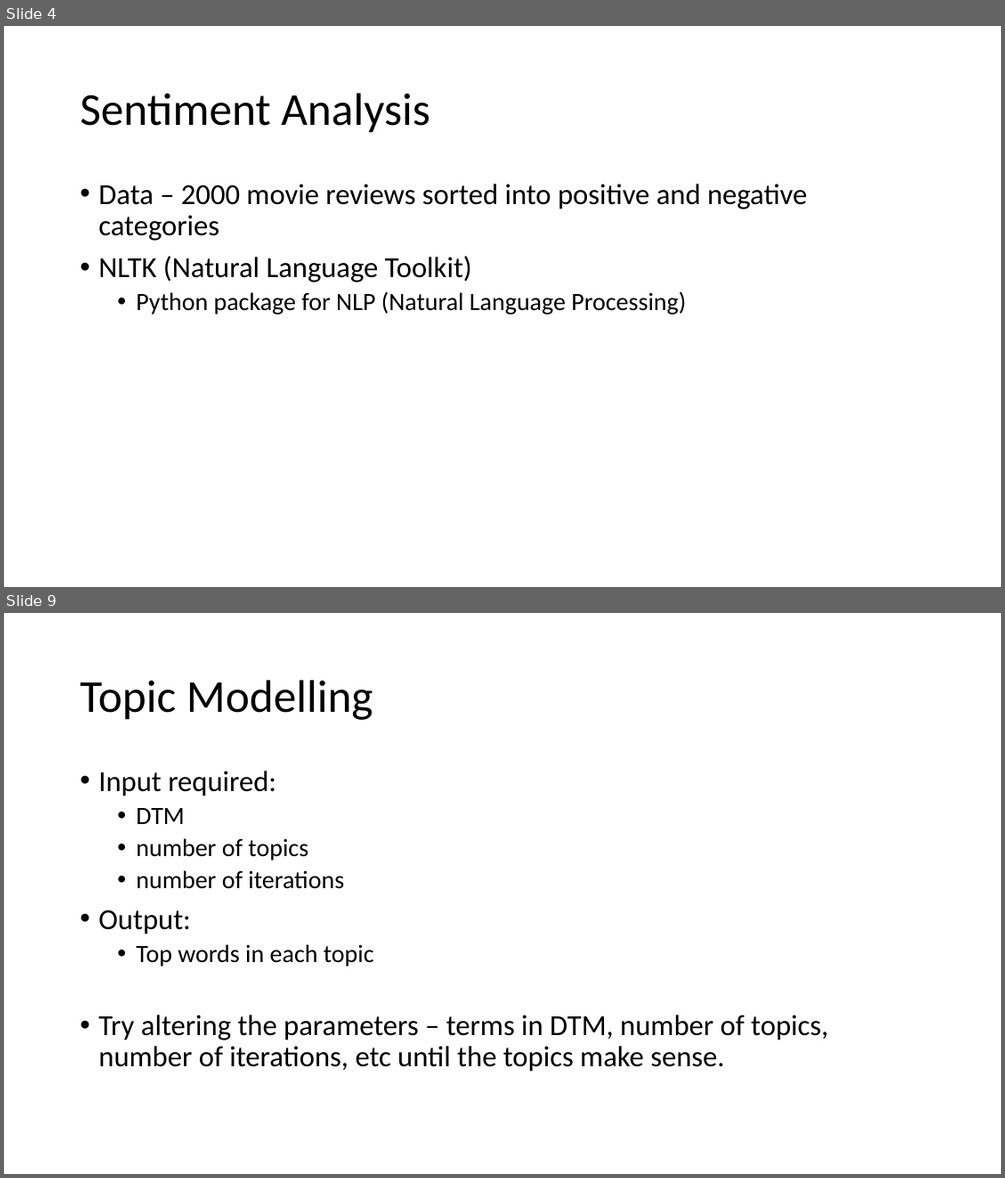
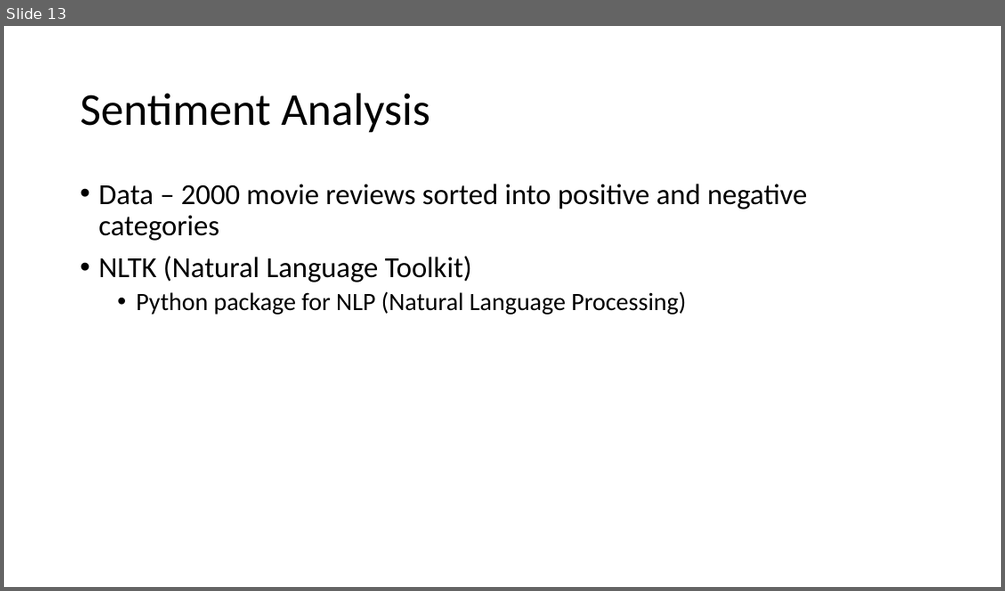
Before and after one commit to theresa-leehq/text-analysis-draft, a slide deck: Text Analysis in Python.pptx. Shown one above the other, each under a label of ours: slides 4 and 9 before the commit, slide 13 after it; the slides between them are not shown. The pictures are 1005x1178 and 1005x591 pixels, drawn with LibreOffice and Linux fonts; fonts in the diff are those of the drawing. Boxes give left, top, right and bottom in pixels: in the first picture for what was removed or moved away, otherwise in the second. Text is boxed around its words. In the diff, an @@ line names an element or a change of style, - is before the commit and + after.

Commit message:
Add files via upload
Removed topic modelling, updated Powerpoint slides, added more data.

```diff
--- a/Text Analysis in Python.pptx
+++ b/Text Analysis in Python.pptx
@@ slide 9 removed at [4,613,1001,1174], background #FFFFFF @@
@@ title removed at [80,680,373,720] @@
-Topic Modelling
@@ text removed at [98,771,828,1071] @@
-• Input required:
-  • DTM
-  • number of topics
-  • number of iterations
-• Output:
-  • Top words in each topic
-• Try altering the parameters – terms in DTM, number of topics, number of iterations, etc until the topics make sense.
@@ what was slide 4 is now slide 13 @@
```
Also in this commit, not shown: 4 slides changed, 26 slides added, 3 other slides removed, 2 other files.
